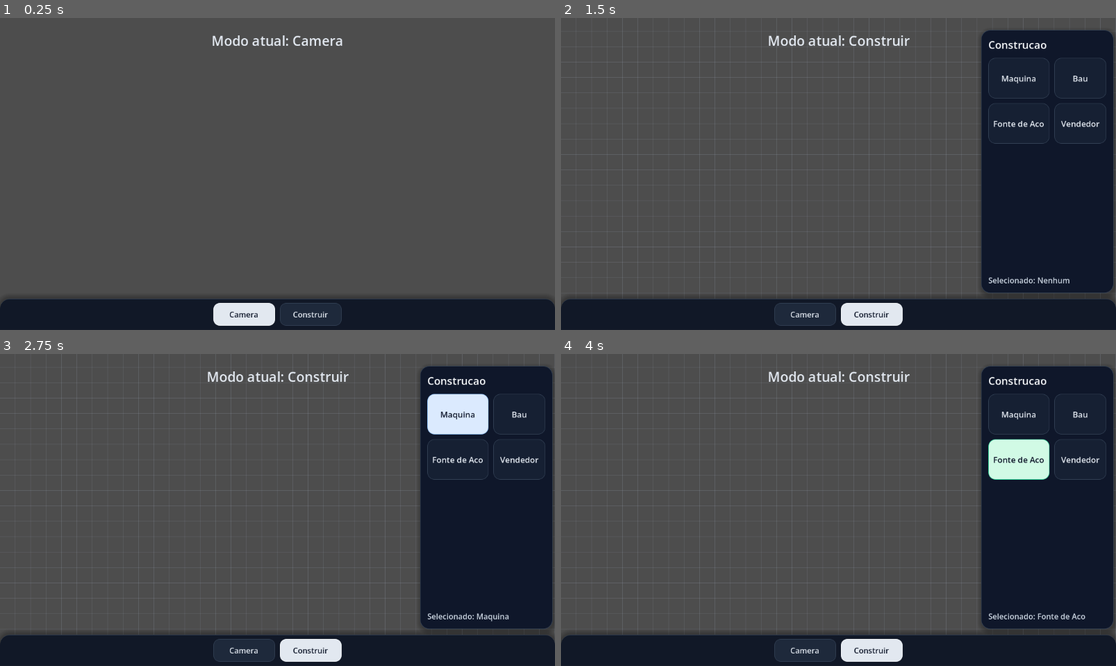
Above: before the commit, frames 1-4 (two rows, left to right).
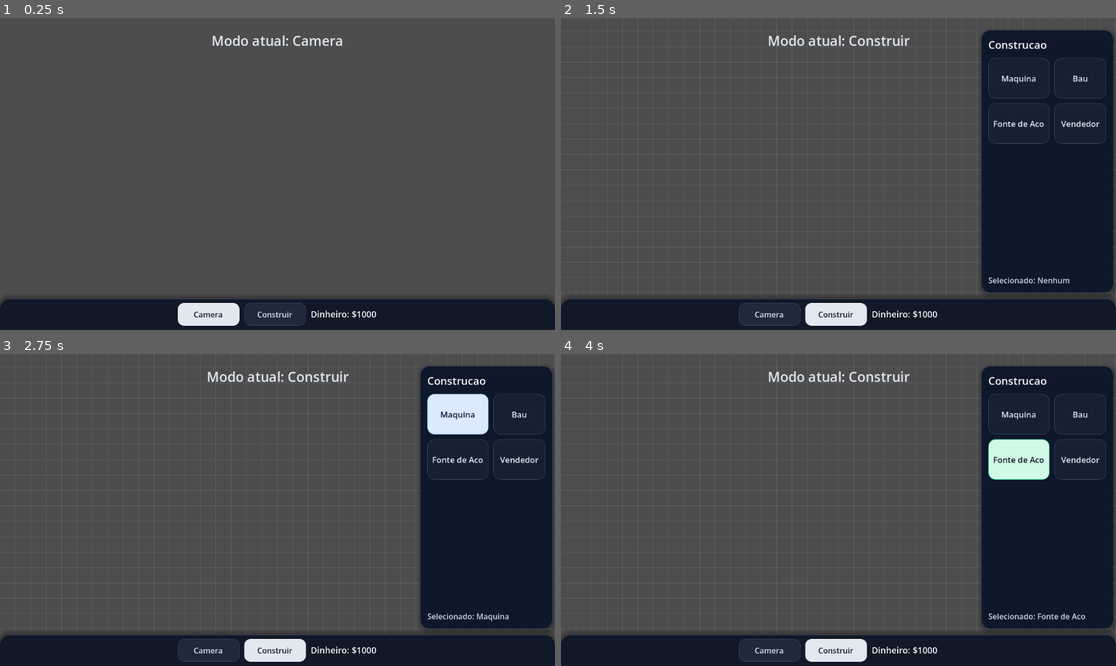
Above: after the commit, the same moments.

Repository: FelipeMolinaa/manoFatura
Game: Godot game, scene res://scenes/main/main.tscn
Same seed, same stepped clock (60 frames per second), same inputs: the game is played once before the commit and once after it.
Inputs:
- Up to frame 1 (0.25 s): no input
- Up to frame 2 (1.5 s): click "Camera" at 0.5 s; click "Construir" at 1.25 s
- Up to frame 3 (2.75 s): click "Maquina" at 2 s
- Up to frame 4 (4 s): click "Bau" at 2.75 s; click "Fonte de Aco" at 3.5 s

The runs differ from the first frame. In frame 1, 1.2% of the frame differs, in the area x 32-68%, y 91-99%; in frame 2, 1.2%; in frame 3, 1.2%; in frame 4, 1.2%.

Commit message:
feat(economia): adiciona sistema reativo de dinheiro

Diff:
--- a/scenes/main/main.tscn
+++ b/scenes/main/main.tscn
@@ -9,6 +9,7 @@
 [ext_resource type="PackedScene" path="res://scenes/ui/confirmation_popup.tscn" id="7_1cuic"]
 [ext_resource type="PackedScene" path="res://scenes/ui/entity_actions_menu.tscn" id="8_40ieo"]
 [ext_resource type="PackedScene" path="res://scenes/ui/entity_config_dialog.tscn" id="9_xpbli"]
+[ext_resource type="Script" path="res://scripts/main/components/money_system.gd" id="10_8j2le"]
 
 [node name="Main" type="Node2D"]
 script = ExtResource("1_3u7kx")
@@ -28,6 +29,11 @@
 script = ExtResource("3_d4i1a")
 grid_overlay_path = NodePath("../World/GridOverlay")
 entities_container_path = NodePath("../World/Entities")
+money_system_path = NodePath("../MoneySystem")
+
+[node name="MoneySystem" type="Node" parent="."]
+script = ExtResource("10_8j2le")
+starting_money = 1000
 
 [node name="CameraController" type="Node" parent="."]
 script = ExtResource("5_wms3n")
--- a/scenes/ui/build_hud.tscn
+++ b/scenes/ui/build_hud.tscn
@@ -46,6 +46,10 @@
 custom_minimum_size = Vector2(128, 40)
 layout_mode = 2
 text = "Construir"
+
+[node name="MoneyLabel" type="Label" parent="BottomBar/Margin/Row"]
+layout_mode = 2
+text = "Dinheiro: $0"
 
 [node name="ModeLabel" type="Label" parent="."]
 layout_mode = 1
--- a/scripts/main/components/build_manager.gd
+++ b/scripts/main/components/build_manager.gd
@@ -12,9 +12,12 @@
 
 signal building_selected(entity_id: String)
 signal entity_placed(entity_id: String, cell: Vector2i)
+signal purchase_failed(entity_id: String, cost: int, current_money: int)
+signal entity_sold(entity_id: String, value: int)
 
 @export_node_path("Node2D") var grid_overlay_path: NodePath
 @export_node_path("Node2D") var entities_container_path: NodePath
+@export_node_path("Node") var money_system_path: NodePath
 
 var selected_building_id := ""
 var occupied_cells: Array[Vector2i] = []
@@ -25,6 +28,7 @@
 
 @onready var grid_overlay: Node2D = get_node(grid_overlay_path) as Node2D
 @onready var entities_container: Node2D = get_node(entities_container_path) as Node2D
+@onready var money_system: MoneySystem = get_node(money_system_path) as MoneySystem
 
 
 func _ready() -> void:
@@ -98,6 +102,12 @@
 		return
 
 	var was_moving := _moving_entity != null
+	if not was_moving:
+		var purchase_cost: int = int(definition["purchase_cost"])
+		if not money_system.spend(purchase_cost):
+			purchase_failed.emit(definition["id"], purchase_cost, money_system.money)
+			return
+
 	var instance: Node2D
 	if was_moving:
 		instance = _moving_entity
@@ -137,6 +147,11 @@
 func remove_entities(entities: Array[Node2D]) -> void:
 	for entity in entities:
 		if is_instance_valid(entity):
+			var entity_id: String = str(entity.get_meta("entity_id", ""))
+			var entity_definition := EntityDatabase.get_entity(entity_id)
+			var sell_value := int(entity_definition.get("valorVenda", 0))
+			money_system.earn(sell_value)
+			entity_sold.emit(entity_id, sell_value)
 			entities_container.remove_child(entity)
 			entity.queue_free()
 	_rebuild_occupied_cells()
@@ -158,6 +173,7 @@
 		"name": entity_definition["nome"],
 		"size": entity_definition["tamanho"],
 		"color": entity_definition["cor"],
+		"purchase_cost": int(entity_definition.get("valorCompra", 0)),
 		"scene": BUILD_SCENES[entity_id],
 	}
 
--- /dev/null
+++ b/scripts/main/components/money_system.gd
@@ -0,0 +1,36 @@
+class_name MoneySystem
+extends Node
+
+signal money_changed(current_money: int, delta: int)
+
+@export var starting_money := 1000
+
+var money := 0
+
+
+func _ready() -> void:
+	money = starting_money
+	money_changed.emit(money, 0)
+
+
+func can_afford(amount: int) -> bool:
+	return money >= amount
+
+
+func spend(amount: int) -> bool:
+	if amount <= 0:
+		return true
+	if not can_afford(amount):
+		return false
+
+	money -= amount
+	money_changed.emit(money, -amount)
+	return true
+
+
+func earn(amount: int) -> void:
+	if amount <= 0:
+		return
+
+	money += amount
+	money_changed.emit(money, amount)
--- a/scripts/main/main.gd
+++ b/scripts/main/main.gd
@@ -5,6 +5,7 @@
 
 @onready var build_hud: Control = $CanvasLayer/BuildHUD
 @onready var build_manager: Node = $BuildManager
+@onready var money_system: MoneySystem = $MoneySystem
 @onready var entity_interaction_controller: Node = $EntityInteractionController
 
 var current_mode := MODE_CAMERA
@@ -14,8 +15,10 @@
 	build_hud.mode_selected.connect(_on_mode_selected)
 	build_hud.build_selected.connect(_on_build_selected)
 	build_manager.building_selected.connect(_on_building_selected)
+	money_system.money_changed.connect(_on_money_changed)
 	_set_mode(current_mode)
 	_on_building_selected(build_manager.get_selected_building_id())
+	build_hud.set_money(money_system.money)
 
 
 func _on_mode_selected(mode: String) -> void:
@@ -31,6 +34,10 @@
 	entity_interaction_controller.set_active(current_mode == MODE_BUILD and not build_manager.has_pending_placement())
 
 
+func _on_money_changed(current_money: int, _delta: int) -> void:
+	build_hud.set_money(current_money)
+
+
 func _set_mode(mode: String) -> void:
 	current_mode = mode
 	build_hud.set_mode(current_mode)
--- a/scripts/ui/build_hud.gd
+++ b/scripts/ui/build_hud.gd
@@ -11,6 +11,7 @@
 @onready var bottom_bar: PanelContainer = $BottomBar
 @onready var camera_button: Button = $BottomBar/Margin/Row/CameraButton
 @onready var build_button: Button = $BottomBar/Margin/Row/BuildButton
+@onready var money_label: Label = $BottomBar/Margin/Row/MoneyLabel
 @onready var mode_label: Label = $ModeLabel
 @onready var build_menu: PanelContainer = $BuildMenu
 @onready var build_menu_title: Label = $BuildMenu/BuildMenuMargin/BuildMenuColumn/BuildMenuTitle
@@ -106,6 +107,8 @@
 
 	mode_label.add_theme_font_size_override("font_size", 28)
 	mode_label.add_theme_color_override("font_color", Color("e2e8f0"))
+	money_label.add_theme_font_size_override("font_size", 18)
+	money_label.add_theme_color_override("font_color", Color("f8fafc"))
 	build_menu_title.add_theme_font_size_override("font_size", 22)
 	build_menu_title.add_theme_color_override("font_color", Color("f8fafc"))
 	build_selection_label.add_theme_font_size_override("font_size", 16)
@@ -196,3 +199,7 @@
 		button.add_theme_color_override("font_color", Color("e2e8f0"))
 		button.add_theme_color_override("font_hover_color", Color("f8fafc"))
 		button.add_theme_color_override("font_pressed_color", Color("f8fafc"))
+
+
+func set_money(current_money: int) -> void:
+	money_label.text = "Dinheiro: $%d" % current_money
Not shown: 1 places in scenes/main/main.tscn that only renumber resources
Not shown, changed: docs/metas.md
Not shown, changed: docs/planejamento.md
